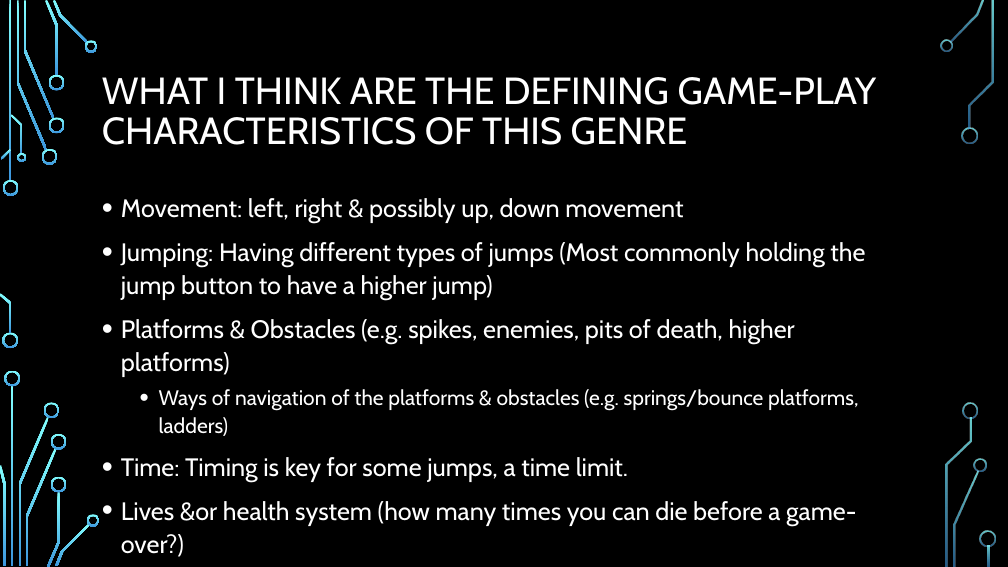
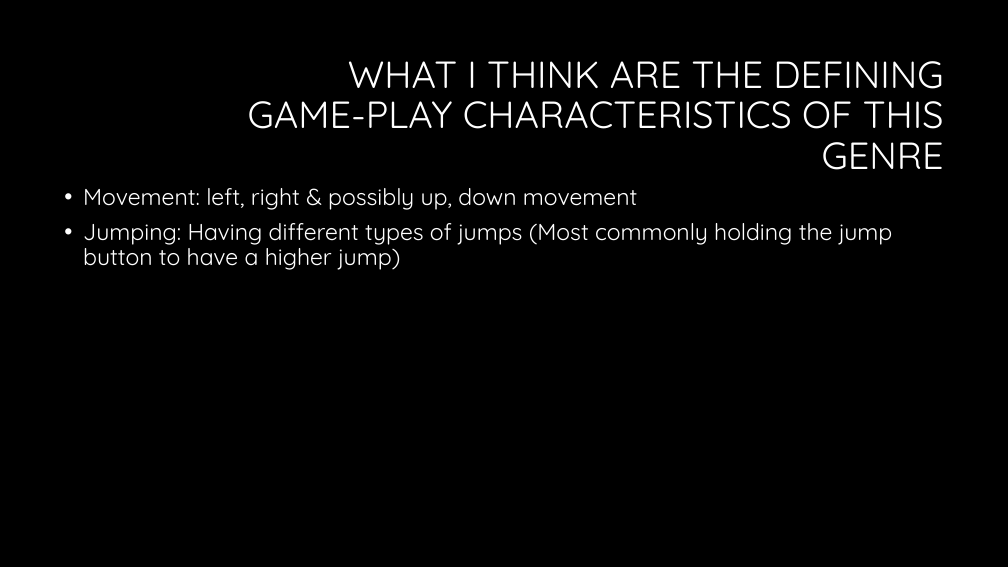
Before and after one commit to Stampard0/Assessments, a slide deck: slide 3 of Informational Technology (Game Design)/Part 1 Redo/Cluster - Introduction to Game Design/AT01/AT01 Video Game Case Study.pptx. Drawn at 1008x567 pixels with LibreOffice and Linux fonts; fonts in the diff are those of the drawing; background and template pictures are left out. Boxes give left, top, right and bottom in pixels: in the first picture for what was removed or moved away, otherwise in the second. Text is boxed around its words. In the diff, an @@ line names an element or a change of style, - is before the commit and + after.

```diff
--- a/Informational Technology (Game Design)/Part 1 Redo/Cluster - Introduction to Game Design/AT01/AT01 Video Game Case Study.pptx
+++ b/Informational Technology (Game Design)/Part 1 Redo/Cluster - Introduction to Game Design/AT01/AT01 Video Game Case Study.pptx
@@ title "WHAT I THINK ARE THE ...": place and size @@
-title "WHAT I THINK ARE THE ..." at [102,77,877,145]
+title "WHAT I THINK ARE THE ..." at [248,61,944,170]
@@ title "WHAT I THINK ARE THE ..." at [248,61,944,170]: font Cabin to Quicksand; alignment left to right @@
@@ text "Movement: left, right & possibly ...": place and size @@
-text "Movement: left, right & possibly ..." at [121,198,865,557]
+text "Movement: left, right & possibly ..." at [83,188,893,270]
@@ text "Movement: left, right & possibly ..." at [83,188,893,270]: size 24 to 22 pt, font Cabin to Quicksand; line spacing 1.1 to 0.9 @@
@@ text at [121,319,858,557]: paragraphs removed @@
-• Platforms & Obstacles (e.g. spikes, enemies, pits of death, higher platforms)
-  • Ways of navigation of the platforms & obstacles (e.g. springs/bounce platforms, ladders)
-• Time: Timing is key for some jumps, a time limit.
-• Lives &or health system (how many times you can die before a game-over?)
@@ group removed at [0,0,996,567]: 33 freeform shapes, 3 rectangles @@
```
Also in this commit, not shown: 9 slides added, 1 other file.
